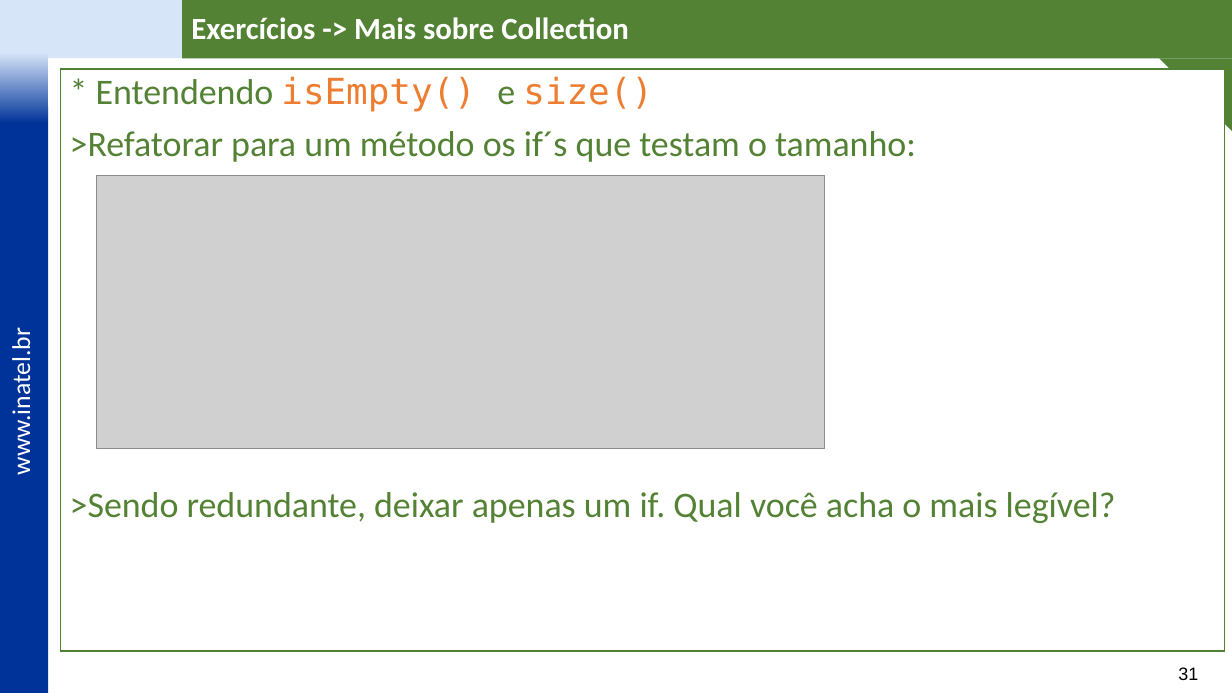
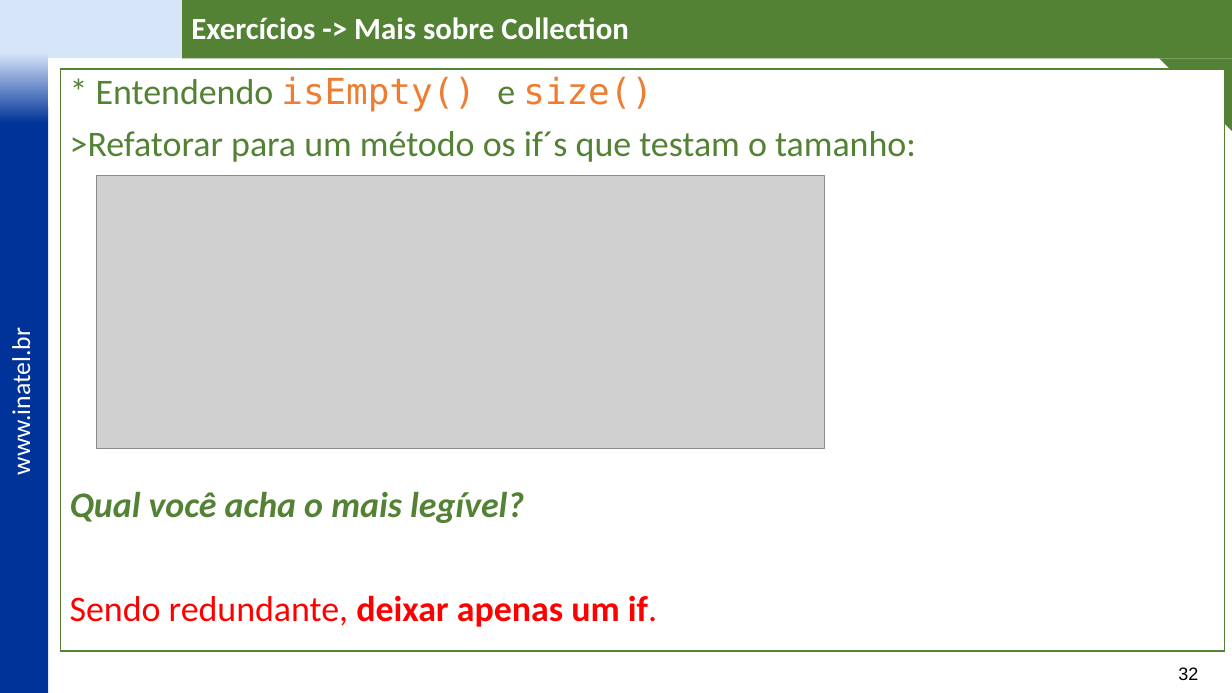
Before and after one commit to vitor-figueiredo/Lab_JavaCollections, a slide deck: slide 32 of _docs/IDP Labs - Java Collections - v3.pptx (slide 31 before the commit). Drawn at 1232x693 pixels with LibreOffice and Linux fonts; fonts in the diff are those of the drawing; grey boxes stand for pictures; background and template pictures are left out. Boxes give left, top, right and bottom in pixels: in the first picture for what was removed or moved away, otherwise in the second. Text is boxed around its words. In the diff, an @@ line names an element or a change of style, - is before the commit and + after.

```diff
--- a/_docs/IDP Labs - Java Collections - v3.pptx
+++ b/_docs/IDP Labs - Java Collections - v3.pptx
@@ text in rectangle at bbox=[70, 491, 657, 627]: text changed; text colour #548235 to #FF0000; bold on @@
->Sendo redundante, deixar apenas um if. Qual você acha o mais legível?
+Qual você acha o mais legível?
+Sendo redundante, deixar apenas um if.
@@ page number at bbox=[1178, 667, 1198, 680]: text changed @@
-31
+32
```
Also in this commit, not shown: 14 other slides changed, 1 slide added, 9 other files.
